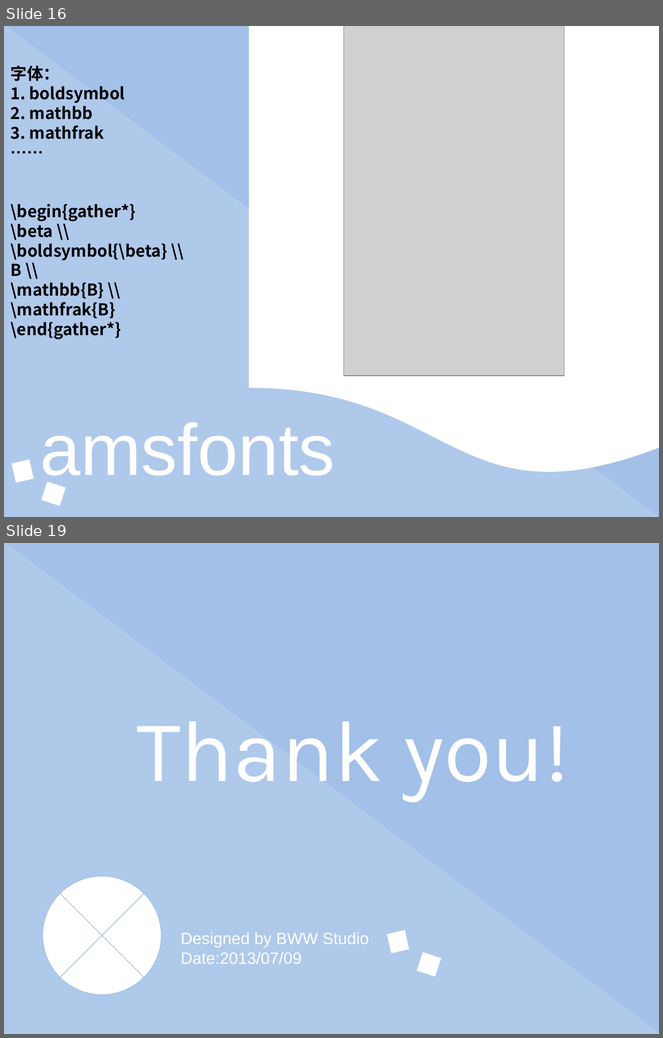
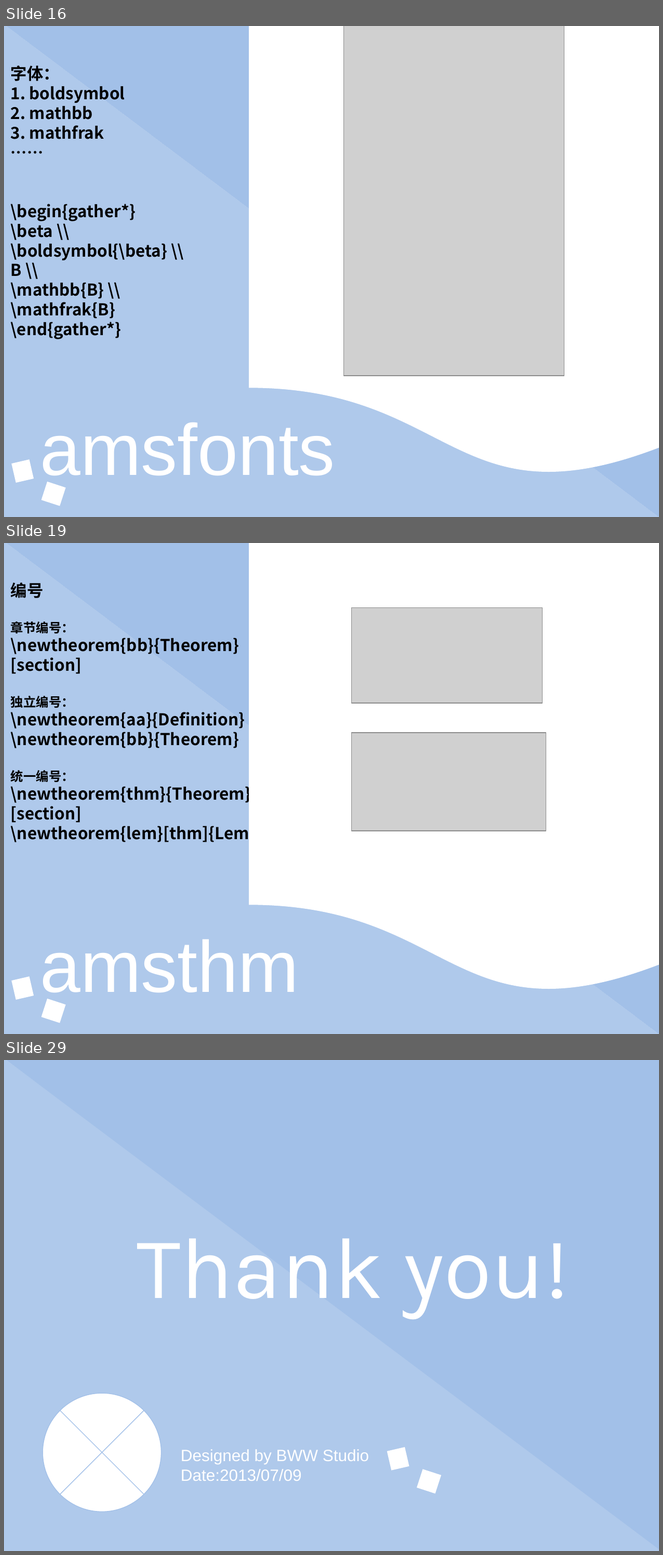
Before and after one commit to eesast/lectures, a slide deck: drafts/latex/常用宏包及其他高阶内容.pptx. Shown one above the other, each under a label of ours: slides 16 and 19 before the commit, slides 16, 19 and 29 after it; the slides between them are not shown. The pictures are 663x1038 and 663x1555 pixels, drawn with LibreOffice and Linux fonts; fonts in the diff are those of the drawing; grey boxes stand for pictures. Boxes give left, top, right and bottom in pixels: in the first picture for what was removed or moved away, otherwise in the second. Text is boxed around its words. In the diff, an @@ line names an element or a change of style, - is before the commit and + after.

```diff
--- a/drafts/latex/常用宏包及其他高阶内容.pptx
+++ b/drafts/latex/常用宏包及其他高阶内容.pptx
@@ slide 19 added at (x1=4, y1=543, x2=659, y2=1034), background #FFFFFF @@
@@ right triangle added at (x1=4, y1=543, x2=659, y2=1034), fill #A2C0E8 at 85% opacity @@
@@ right triangle added at (x1=4, y1=543, x2=659, y2=1034), fill #A2C0E8 @@
@@ flow chart document added at (x1=249, y1=543, x2=659, y2=995), fill #FFFFFF @@
@@ text added at (x1=11, y1=583, x2=281, y2=844), 18 pt, text #000000, bold @@
+编号
+章节编号：
+\newtheorem{bb}{Theorem}
+[section]
+独立编号：
+\newtheorem{aa}{Definition}
+\newtheorem{bb}{Theorem}
+统一编号：
+\newtheorem{thm}{Theorem}
+[section]
+\newtheorem{lem}[thm]{Lemma}
@@ picture added at (x1=351, y1=608, x2=543, y2=704) @@
@@ picture added at (x1=352, y1=733, x2=546, y2=831) @@
@@ text added at (x1=40, y1=940, x2=299, y2=1005), 80 pt, text #FFFFFF @@
+amsthm
@@ rectangle added at (x1=11, y1=977, x2=34, y2=1000), fill #FFFFFF @@
@@ rectangle added at (x1=41, y1=999, x2=66, y2=1024), fill #FFFFFF @@
@@ what was slide 19 is now slide 29 @@
```
Also in this commit, not shown: 1 slide changed, 12 other slides added, 3 slides removed, 1 other file.
